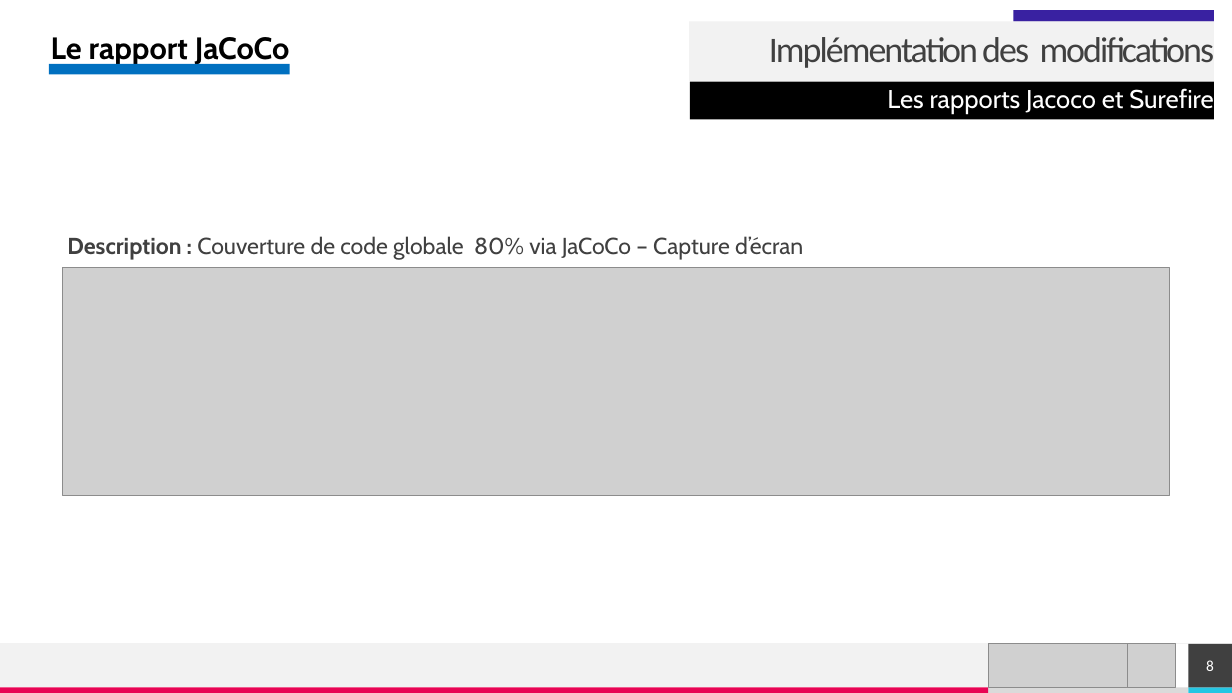
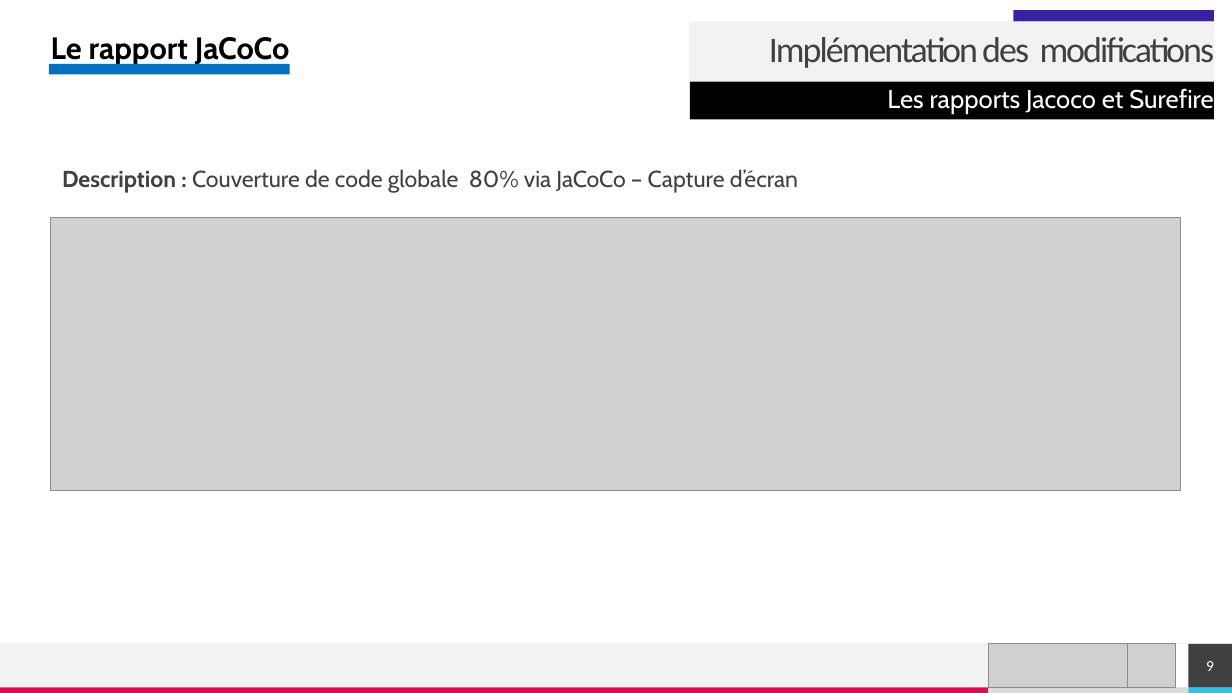
Before and after one commit to qbeAccountPro/alerts, a slide deck: slide 9 of Présentation de slides.pptx (slide 8 before the commit). Drawn at 1232x693 pixels with LibreOffice and Linux fonts; fonts in the diff are those of the drawing; grey boxes stand for pictures. Boxes give left, top, right and bottom in pixels: in the first picture for what was removed or moved away, otherwise in the second. Text is boxed around its words. In the diff, an @@ line names an element or a change of style, - is before the commit and + after.

Commit message:
Modification présentation

```diff
--- a/Présentation de slides.pptx
+++ b/Présentation de slides.pptx
@@ text "Description : Couverture de code ...": place and size @@
-text "Description : Couverture de code ..." at box(67, 236, 803, 260)
+text "Description : Couverture de code ..." at box(62, 169, 798, 193)
@@ picture: place and size @@
-picture at box(63, 268, 1170, 495)
+picture at box(51, 217, 1181, 491)
@@ page number at box(1206, 661, 1214, 671): text changed @@
-8
+9
```
Also in this commit, not shown: 7 other slides changed, 1 slide added.
